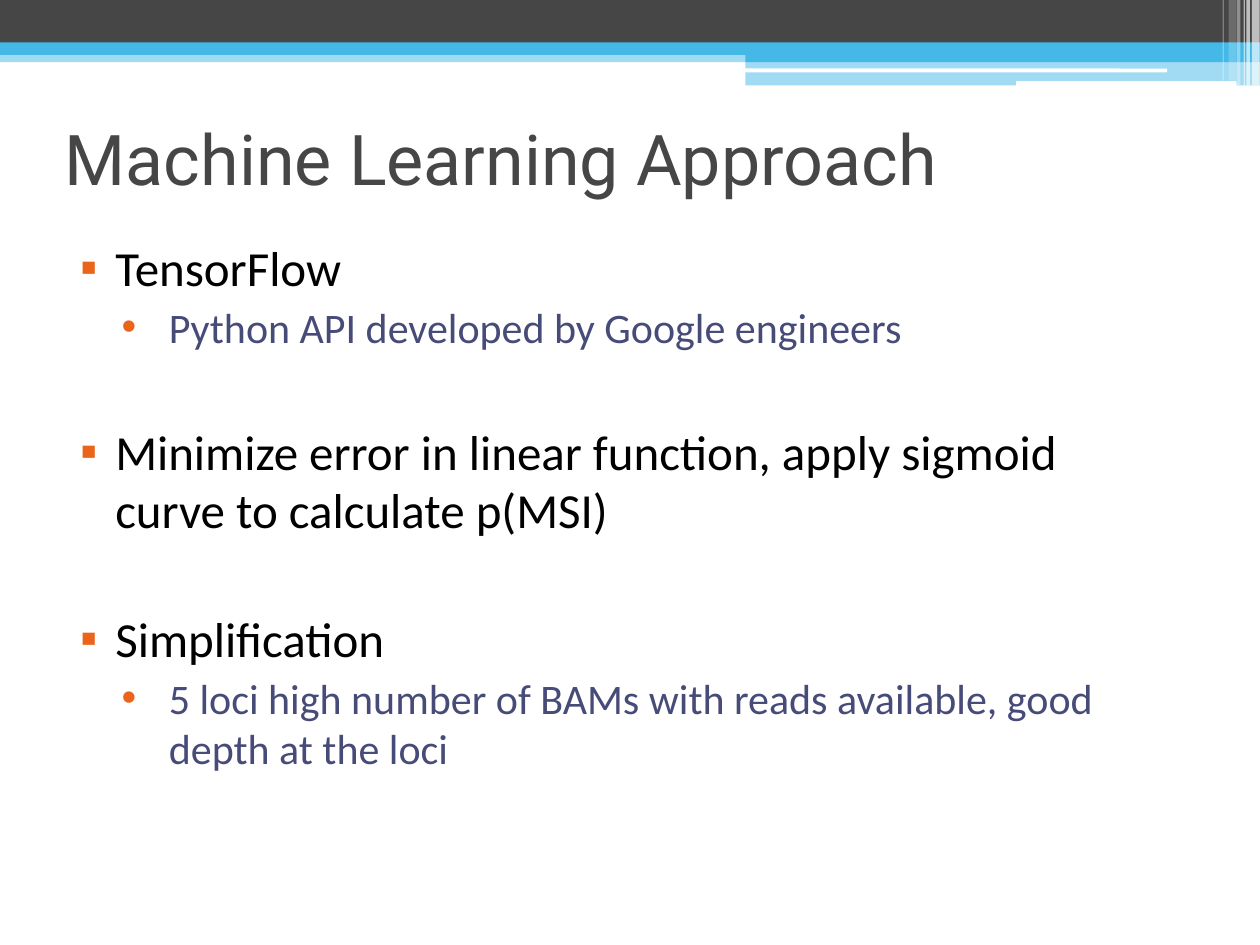
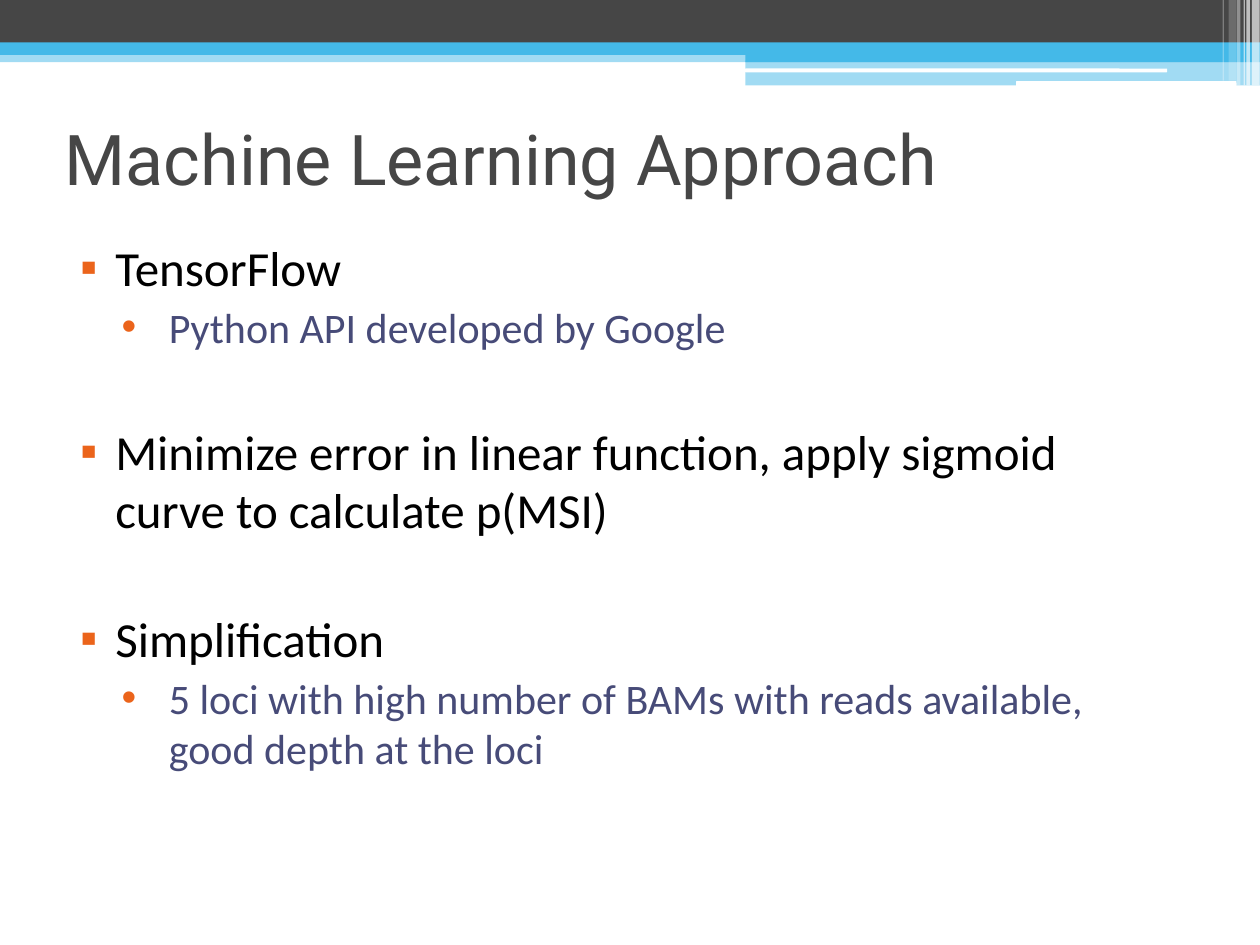
Before and after one commit to lailamargaret/Stanford-2018, a slide deck: slide 8 of MSI Project Presentation.pptx. Drawn at 1260x945 pixels with LibreOffice and Linux fonts; fonts in the diff are those of the drawing. Boxes give left, top, right and bottom in pixels: in the first picture for what was removed or moved away, otherwise in the second. Text is boxed around its words. In the diff, an @@ line names an element or a change of style, - is before the commit and + after.

```diff
--- a/MSI Project Presentation.pptx
+++ b/MSI Project Presentation.pptx
@@ text at (169,314,725,350): text changed @@
-  • Python API developed by Google engineers
+  • Python API developed by Google
@@ text at (169,685,1082,771): text changed @@
-  • 5 loci high number of BAMs with reads available, good depth at the loci
+  • 5 loci with high number of BAMs with reads available, good depth at the loci
```
Also in this commit, not shown: 1 other slide changed, 7 slides added.
